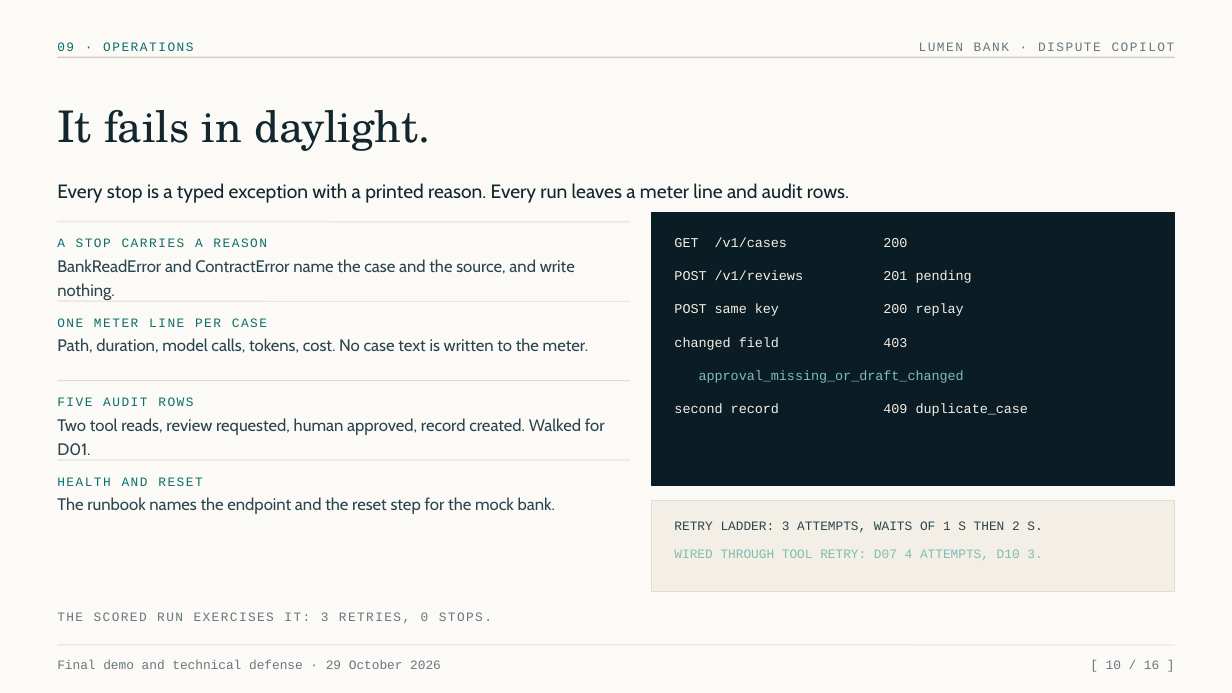
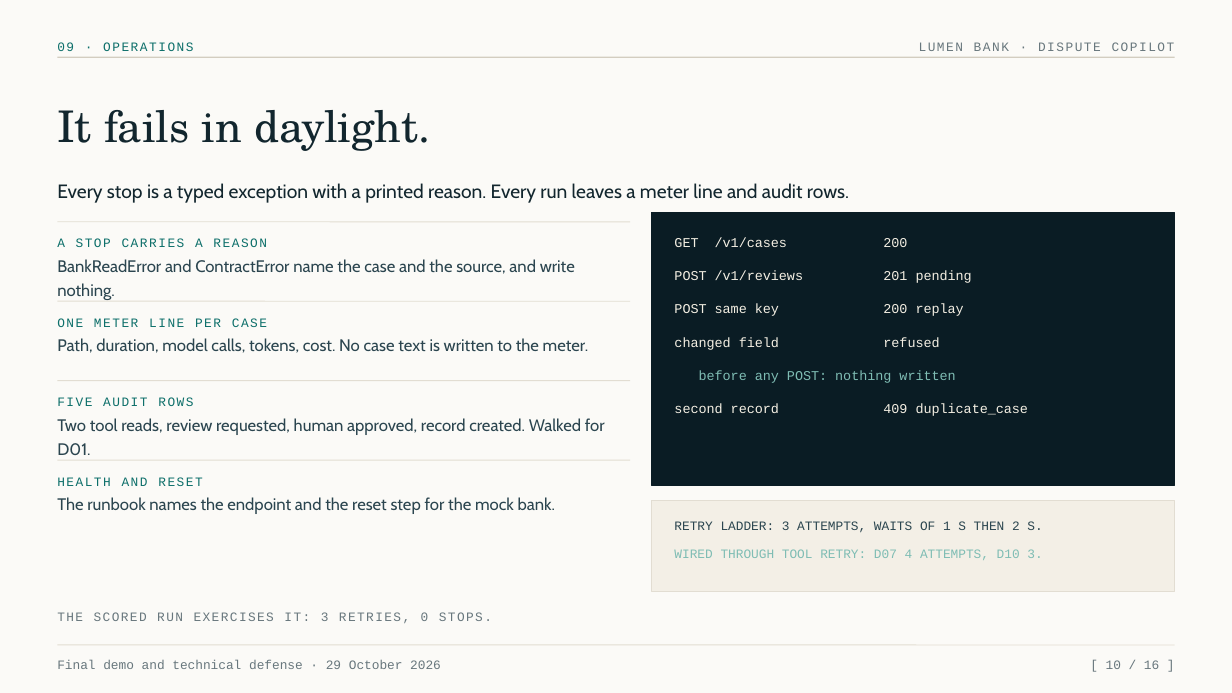
Before and after one commit to ManikandanCoforge/Credit_Card_Dispute, a slide deck: slide 10 of docs/deck/out/lumen-dispute-copilot-2026-10-29.pptx. Drawn at 1232x693 pixels with LibreOffice and Linux fonts; fonts in the diff are those of the drawing. Boxes give left, top, right and bottom in pixels: in the first picture for what was removed or moved away, otherwise in the second. Text is boxed around its words. In the diff, an @@ line names an element or a change of style, - is before the commit and + after.

Commit message:
[COF-48] Rebuild the deck from the refused-write source

```diff
--- a/docs/deck/out/lumen-dispute-copilot-2026-10-29.pptx
+++ b/docs/deck/out/lumen-dispute-copilot-2026-10-29.pptx
@@ text at (x1=674, y1=337, x2=939, y2=350): text changed @@
-changed field 403
+changed field refused
@@ text at (x1=699, y1=370, x2=955, y2=383): text changed @@
-approval_missing_or_draft_changed
+before any POST: nothing written
```
Also in this commit, not shown: 4 other slides changed, 2 other files.
